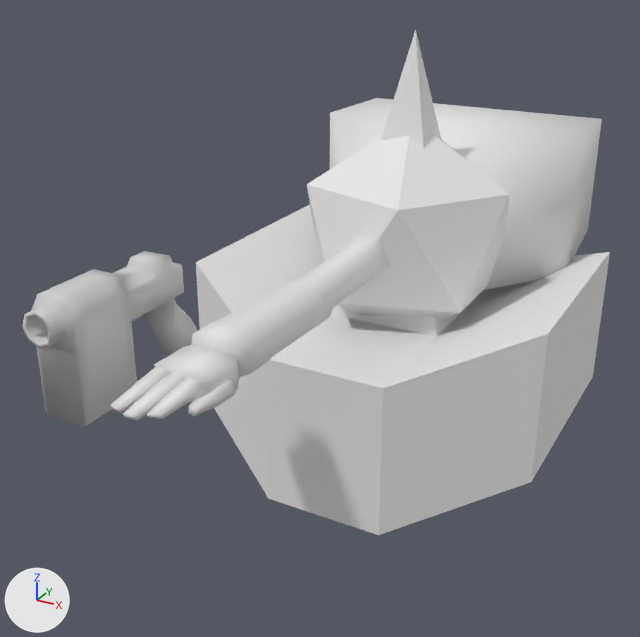
The FBX model Assets/Models/Pawns/Player/PlayerArms.fbx, before and after one commit.
Both versions are drawn from a 50 mm camera at (0.00832, -0.01964, 0.00689) aimed at (-0.00143, -0.00192, -0.00197). The axes (+X, +Y, +Z) are drawn at lower left. The lights are the same throughout. Where no turn or scale is listed for an object, it has been applied to the vertices.

The first picture shows 'ArmController', 'Arms', 'HandController', 'Handgun_Gizmo', 'IcoController'.
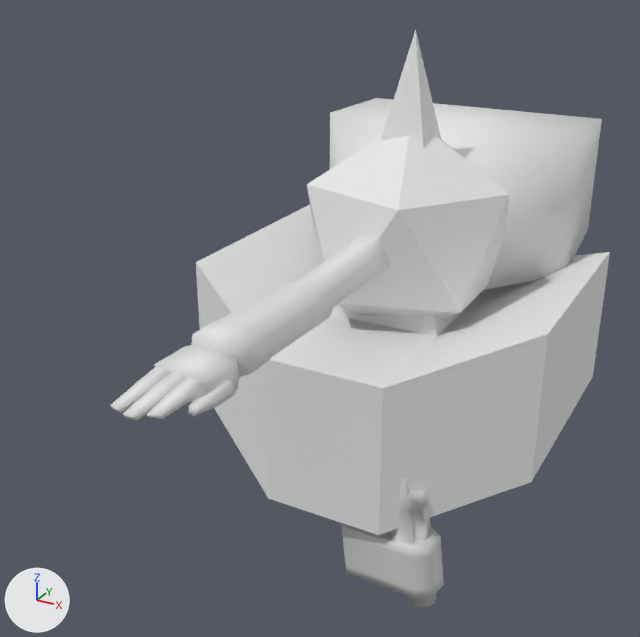
Edits to the bpy script that builds the scene:
```text
Change ob_handgun_gizmo:
    ob_handgun_gizmo.location: (-0.00207, -0.00845, -0.00023) -> (0.00106, -0.00368, -0.00596)
    ob_handgun_gizmo.rotation_euler: (1.571, 0.0, 0.0) -> (3.008, 0.0, 1.419)  # degrees (90, 0, 0) -> degrees (172, 0, 81)
```

What differs and where, as boxes [x1, y1, x2, y2] in the pictures (640 x 637 px):
'Handgun_Gizmo', moved, turned
    before: [22, 251, 197, 427]
    after: [341, 478, 444, 608]
